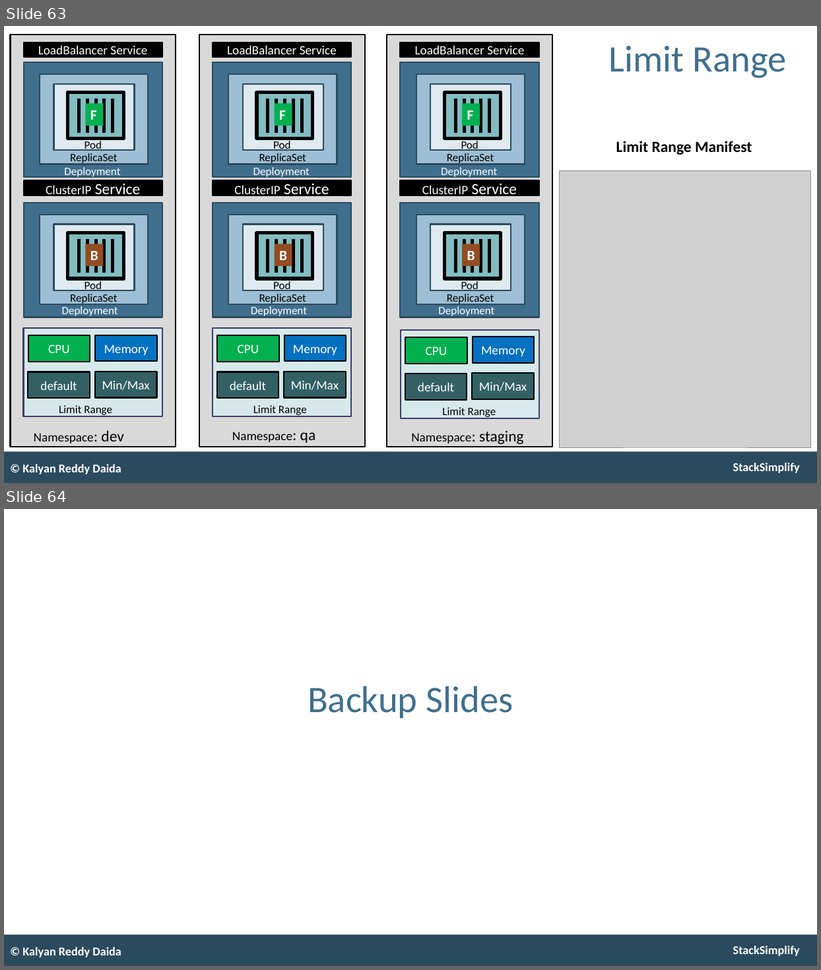
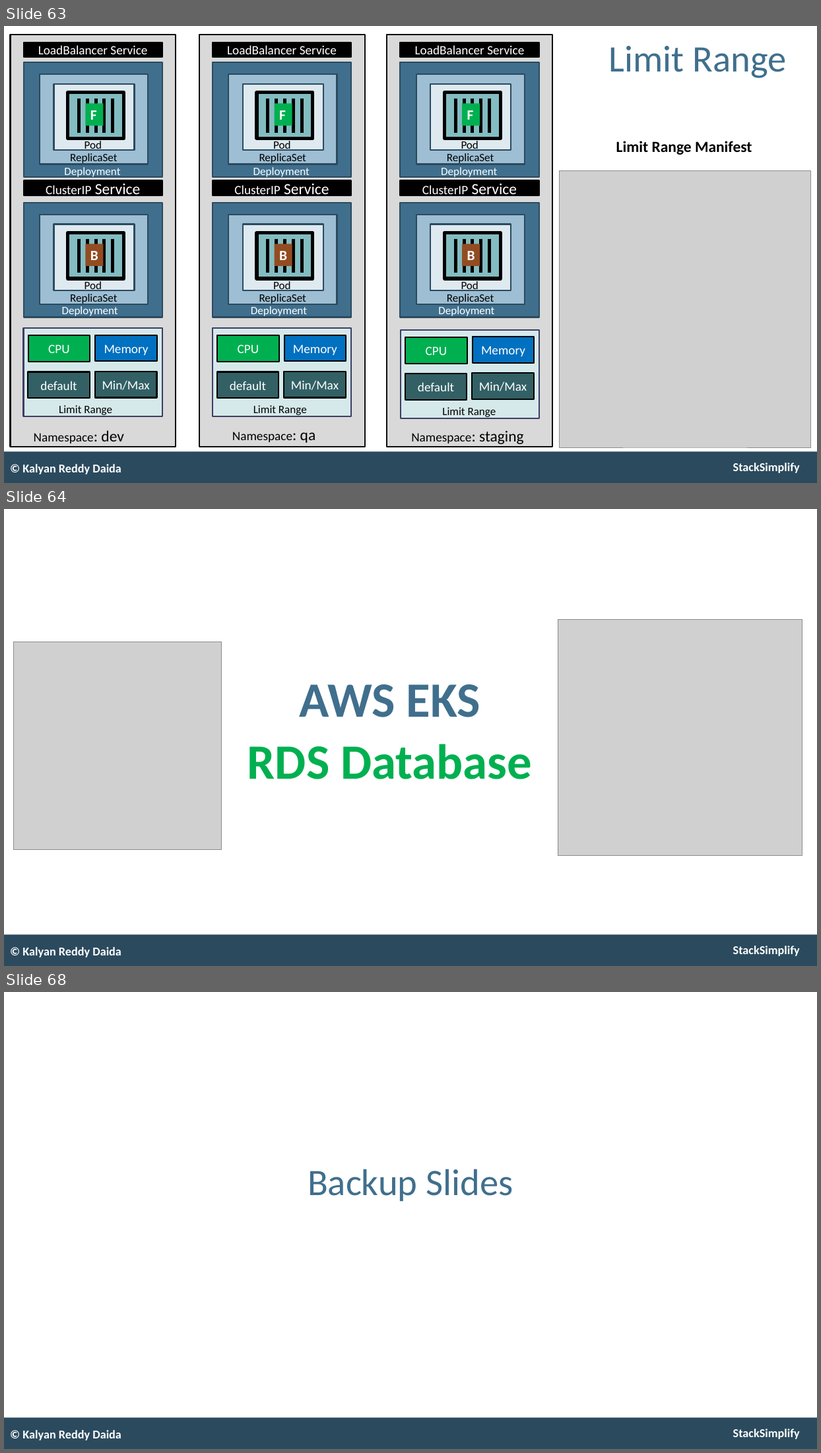
Before and after one commit to stacksimplify/aws-eks-kubernetes-masterclass, a slide deck: presentation/AWS-Fargate-and-EKS-Masterclass.pptx. Shown one above the other, each under a label of ours: slides 63 and 64 before the commit, slides 63, 64 and 68 after it; the slides between them are not shown. The pictures are 821x970 and 821x1453 pixels, drawn with LibreOffice and Linux fonts; fonts in the diff are those of the drawing; grey boxes stand for pictures. Boxes give left, top, right and bottom in pixels: in the first picture for what was removed or moved away, otherwise in the second. Text is boxed around its words. In the diff, an @@ line names an element or a change of style, - is before the commit and + after.

```diff
--- a/presentation/AWS-Fargate-and-EKS-Masterclass.pptx
+++ b/presentation/AWS-Fargate-and-EKS-Masterclass.pptx
@@ slide 64 added at <box>4,509,817,966</box>, background #FFFFFF; not listed: 2 template elements that a slide beside it also shows @@
@@ picture added at <box>558,619,802,856</box> @@
@@ picture added at <box>14,642,222,850</box> @@
@@ text added at <box>248,685,532,780</box>, 70 pt, text #00B050, bold @@
+AWS EKS
+RDS Database
@@ text added at <box>22,947,121,958</box>, 17 pt, text #FFFFFF, bold @@
+© Kalyan Reddy Daida
@@ what was slide 64 is now slide 68 @@
```
Also in this commit, not shown: 3 other slides added, 1 other file.
